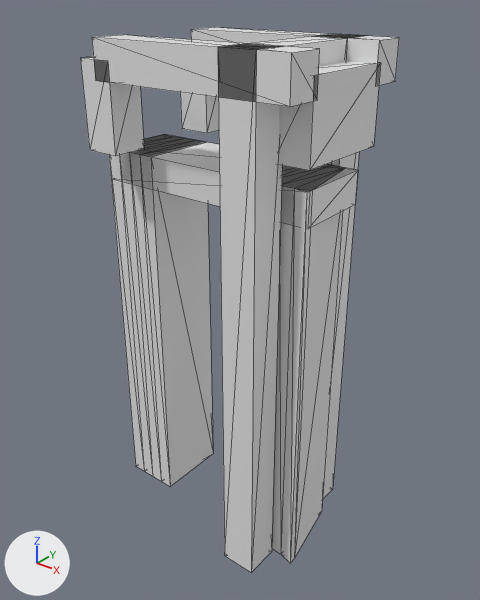
The glTF model models/groot-ammers/groot-ammers-brug-9c445f17/groot-ammers-brug-9c445f17.glb: old version first, new version second.
One viewpoint serves both versions: a camera (50 mm lens) standing at (10.04, -12.02, 4.0) and looking at (0.28, 0.19, -3.57). Arrows for +X, +Y and +Z are at lower left; the lights stay in place. The picture after the commit comes second. Mesh edges are drawn as thin lines.

In view in the first picture: 'building:balans', 'building:balans 2', 'building:contragewicht', 'building:hamei', 'building:hamei 2', 'building:hangstang', 'building:hangstang 2', 'building:portaal', 'road:dek', 'road:landhoofd (aangenomen)', 'road:landhoofd (aangenomen) 2'.
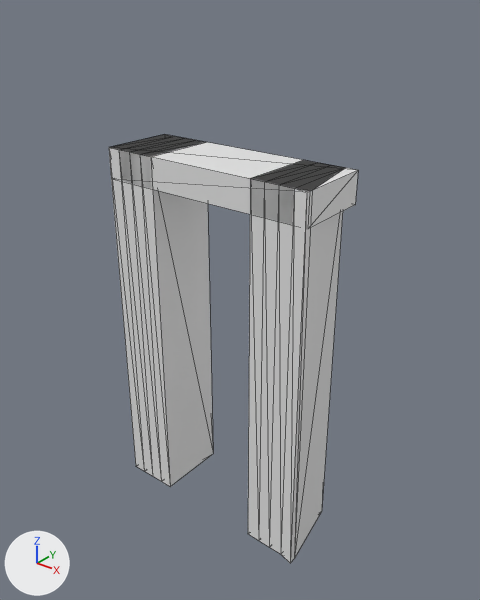
Changed parts and their boxes (x1, y1, x2, y2) in the pictures (480 x 600 px):
'building:hamei 2', deleted
    before: (218, 44, 284, 572)
'building:balans 2', deleted
    before: (92, 35, 320, 107)
'building:contragewicht', deleted
    before: (278, 61, 381, 170)
'building:hangstang 2', deleted
    before: (80, 57, 144, 156)
'building:hamei', deleted
    before: (314, 34, 363, 499)
'building:balans', deleted
    before: (191, 27, 399, 86)
'building:hangstang', deleted
    before: (180, 92, 219, 133)
'building:portaal', deleted
    before: (238, 35, 354, 66)

The change, as a diff of the scene's bpy script:
```diff
--- a/models/groot-ammers/groot-ammers-brug-9c445f17/groot-ammers-brug-9c445f17.glb.py
+++ b/models/groot-ammers/groot-ammers-brug-9c445f17/groot-ammers-brug-9c445f17.glb.py
@@ ob_building_hamei @@
-ob_building_hamei = bpy.data.objects.new('building:hamei', me_hamei)
-ob_building_hamei.location = (0.0, 0.0, 0.0)
@@ ob_building_hamei_2 @@
-ob_building_hamei_2 = bpy.data.objects.new('building:hamei 2', me_hamei_2)
-ob_building_hamei_2.location = (0.0, 0.0, 0.0)
@@ ob_building_portaal @@
-ob_building_portaal = bpy.data.objects.new('building:portaal', me_portaal)
-ob_building_portaal.location = (0.0, 0.0, 0.0)
@@ ob_building_balans @@
-ob_building_balans = bpy.data.objects.new('building:balans', me_balans)
-ob_building_balans.location = (0.0, 0.0, 0.0)
@@ ob_building_hangstang @@
-ob_building_hangstang = bpy.data.objects.new('building:hangstang', me_hangstang)
-ob_building_hangstang.location = (0.0, 0.0, 0.0)
@@ ob_building_balans_2 @@
-ob_building_balans_2 = bpy.data.objects.new('building:balans 2', me_balans_2)
-ob_building_balans_2.location = (0.0, 0.0, 0.0)
@@ ob_building_hangstang_2 @@
-ob_building_hangstang_2 = bpy.data.objects.new('building:hangstang 2', me_hangstang_2)
-ob_building_hangstang_2.location = (0.0, 0.0, 0.0)
@@ ob_building_contragewicht @@
-ob_building_contragewicht = bpy.data.objects.new('building:contragewicht', me_contragewicht)
-ob_building_contragewicht.location = (0.0, 0.0, 0.0)
```
